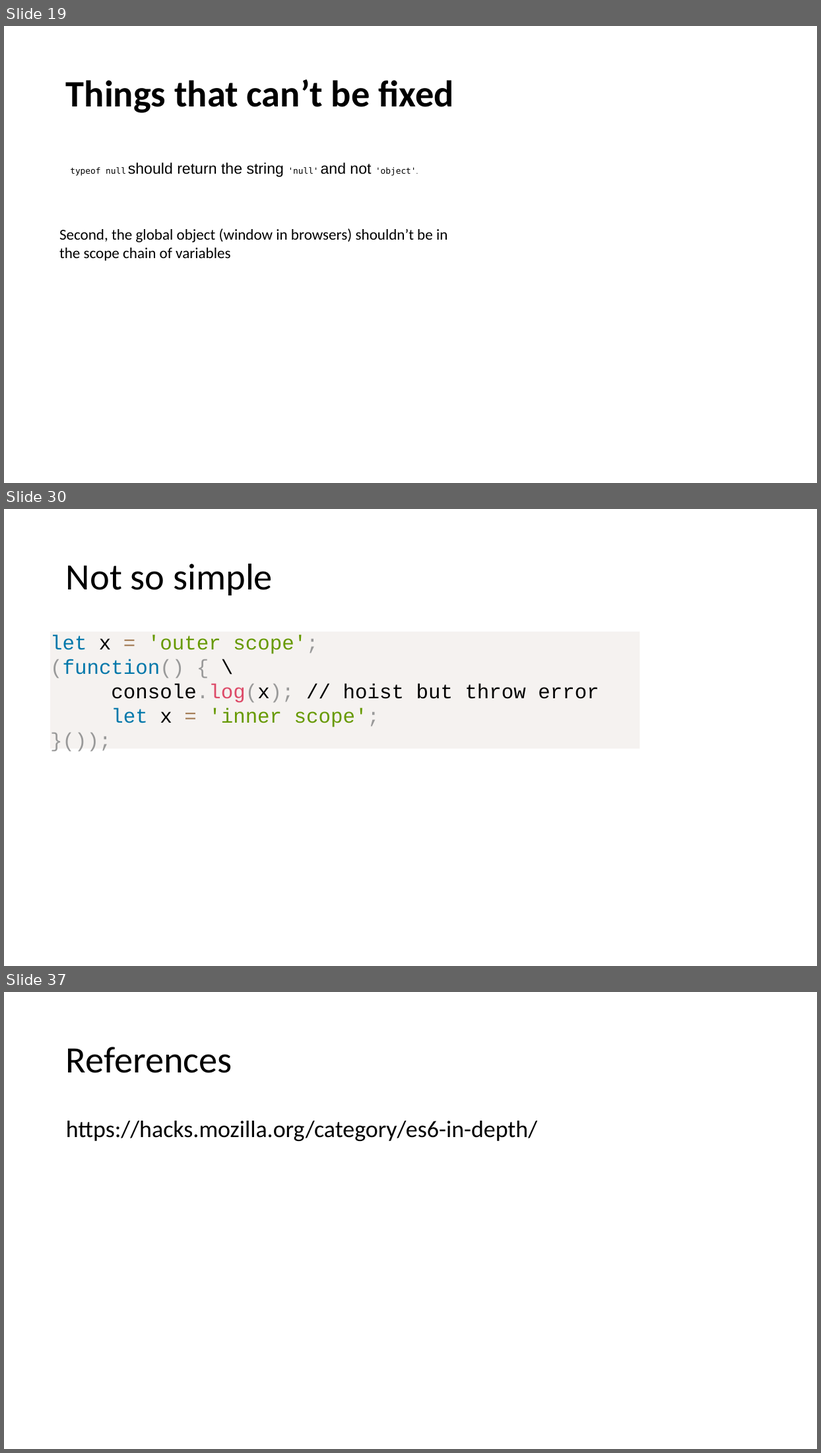
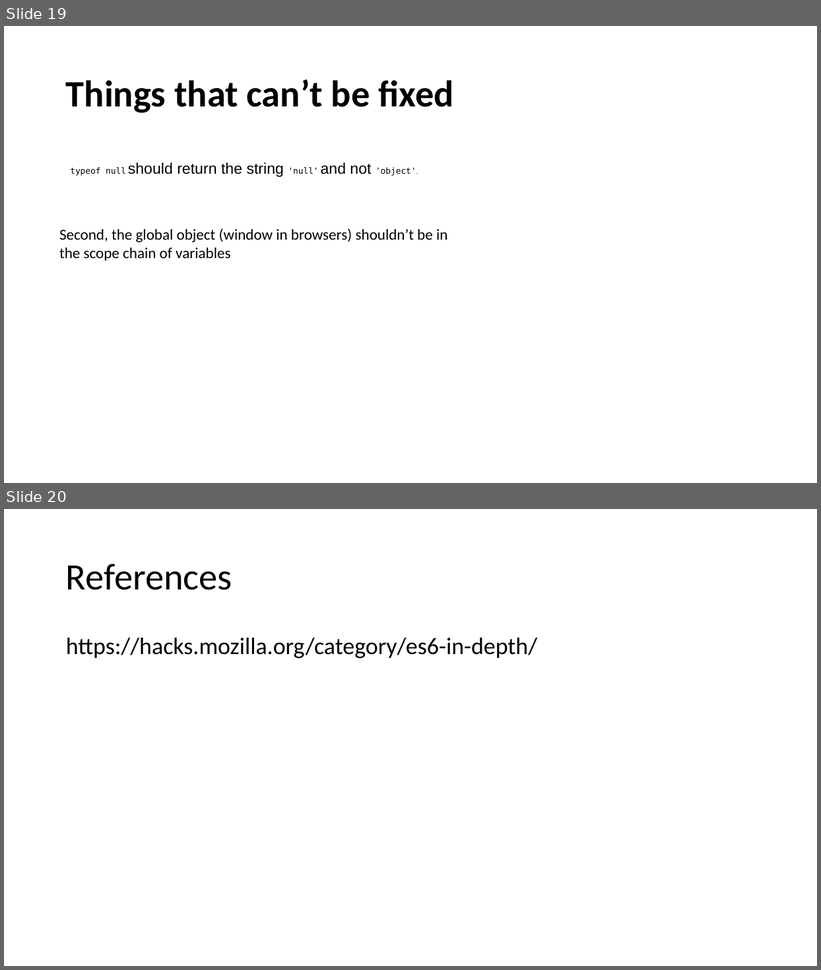
Before and after one commit to dzmitry-varabei/front-end-course, a slide deck: es6/es6.pptx. Shown one above the other, each under a label of ours: slides 19, 30 and 37 before the commit, slides 19 and 20 after it; the slides between them are not shown. The pictures are 821x1453 and 821x970 pixels, drawn with LibreOffice and Linux fonts; fonts in the diff are those of the drawing. Boxes give left, top, right and bottom in pixels: in the first picture for what was removed or moved away, otherwise in the second. Text is boxed around its words. In the diff, an @@ line names an element or a change of style, - is before the commit and + after.

```diff
--- a/es6/es6.pptx
+++ b/es6/es6.pptx
@@ slide 30 removed at (4,509,817,966), background #FFFFFF @@
@@ title removed at (66,563,273,595) @@
-Not so simple
@@ text removed at (50,635,599,727) @@
-let x = 'outer scope';
-(function() { \
-console.log(x); // hoist but throw error
-let x = 'inner scope';
-}());
@@ what was slide 37 is now slide 20 @@
```
Also in this commit, not shown: 16 other slides removed, 3 other files.
